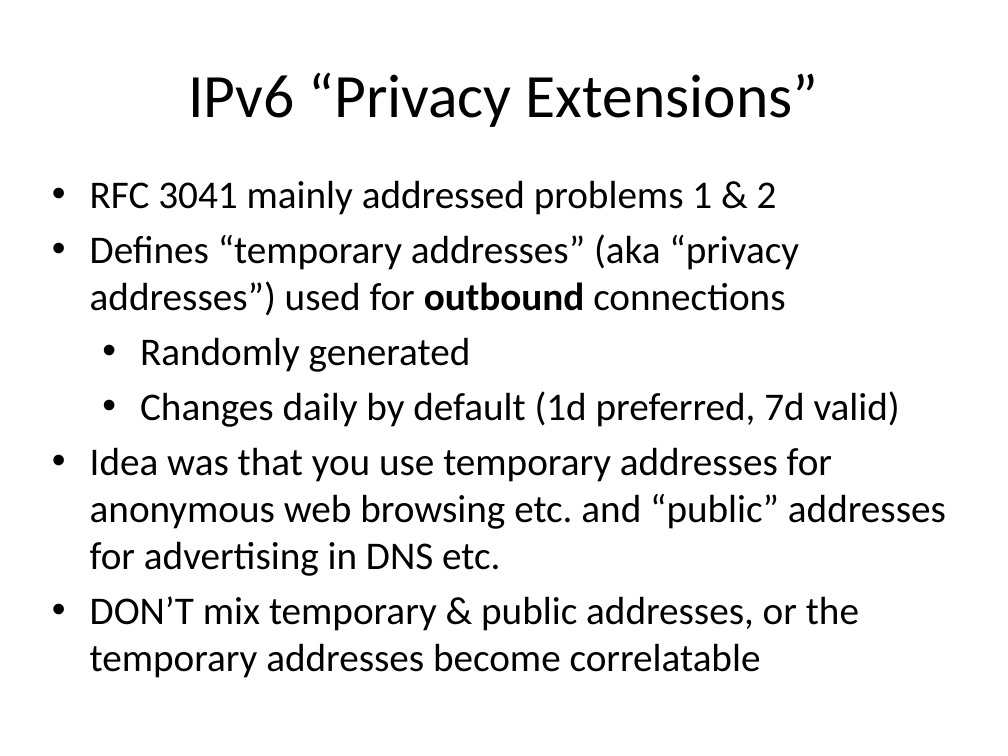
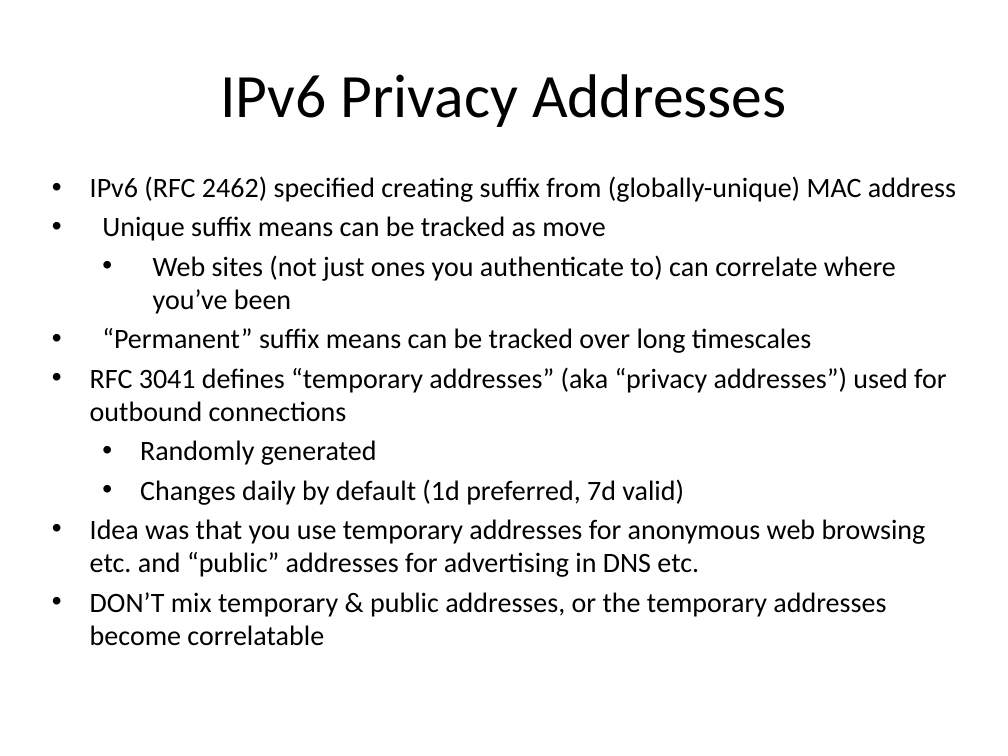
Before and after one commit to hannestschofenig/tschofenig-ids, a slide deck: slide 21 of PrivacyTutorial/iab-privacy-considerations.pptx (slide 48 before the commit). Drawn at 1008x756 pixels with LibreOffice and Linux fonts; fonts in the diff are those of the drawing. Boxes give left, top, right and bottom in pixels: in the first picture for what was removed or moved away, otherwise in the second. Text is boxed around its words. In the diff, an @@ line names an element or a change of style, - is before the commit and + after.

```diff
--- a/PrivacyTutorial/iab-privacy-considerations.pptx
+++ b/PrivacyTutorial/iab-privacy-considerations.pptx
@@ title at [220,74,786,127]: text changed @@
-IPv6 “Privacy Extensions”
+IPv6 Privacy Addresses
@@ text at [90,176,956,422]: text changed; size 28 to 20 pt @@
-• RFC 3041 mainly addressed problems 1 & 2
-• Defines “temporary addresses” (aka “privacy addresses”) used for outbound connections
+• IPv6 (RFC 2462) specified creating suffix from (globally-unique) MAC address
+• Unique suffix means can be tracked as move
+  • Web sites (not just ones you authenticate to) can correlate where you’ve been
+• “Permanent” suffix means can be tracked over long timescales
+• RFC 3041 defines “temporary addresses” (aka “privacy addresses”) used for outbound connections
@@ text at [90,440,926,646]: size 28 to 20 pt in "Randomly generated", "Changes daily by default (1d preferred, 7d ...", "Idea was that you use temporary addresses ...", "DON’T mix temporary & public addresses, or ..."; less space between paragraphs @@
```
Also in this commit, not shown: 17 other slides changed, 3 slides added, 18 slides removed.
